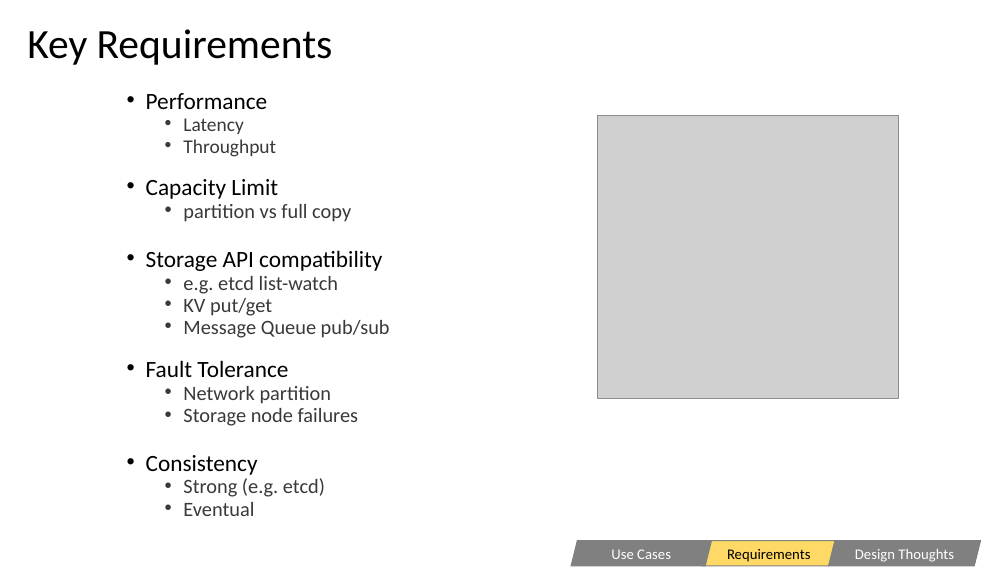
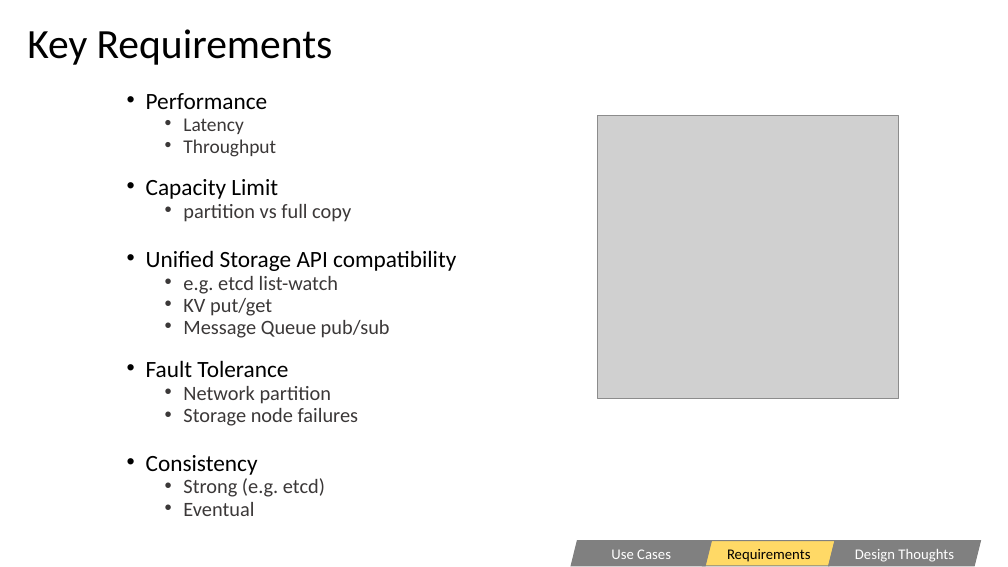
Before and after one commit to CentaurusInfra/fornax, a slide deck: slide 4 of docs/fornax-design/open source meeting 0329.pptx (slide 5 before the commit). Drawn at 1008x567 pixels with LibreOffice and Linux fonts; fonts in the diff are those of the drawing; grey boxes stand for pictures. Boxes give left, top, right and bottom in pixels: in the first picture for what was removed or moved away, otherwise in the second. Text is boxed around its words. In the diff, an @@ line names an element or a change of style, - is before the commit and + after.

```diff
--- a/docs/fornax-design/open source meeting 0329.pptx
+++ b/docs/fornax-design/open source meeting 0329.pptx
@@ text at [146,250,456,271]: text changed @@
-• Storage API compatibility
+• Unified Storage API compatibility
```
Also in this commit, not shown: 1 slide added, 2 slides removed.
